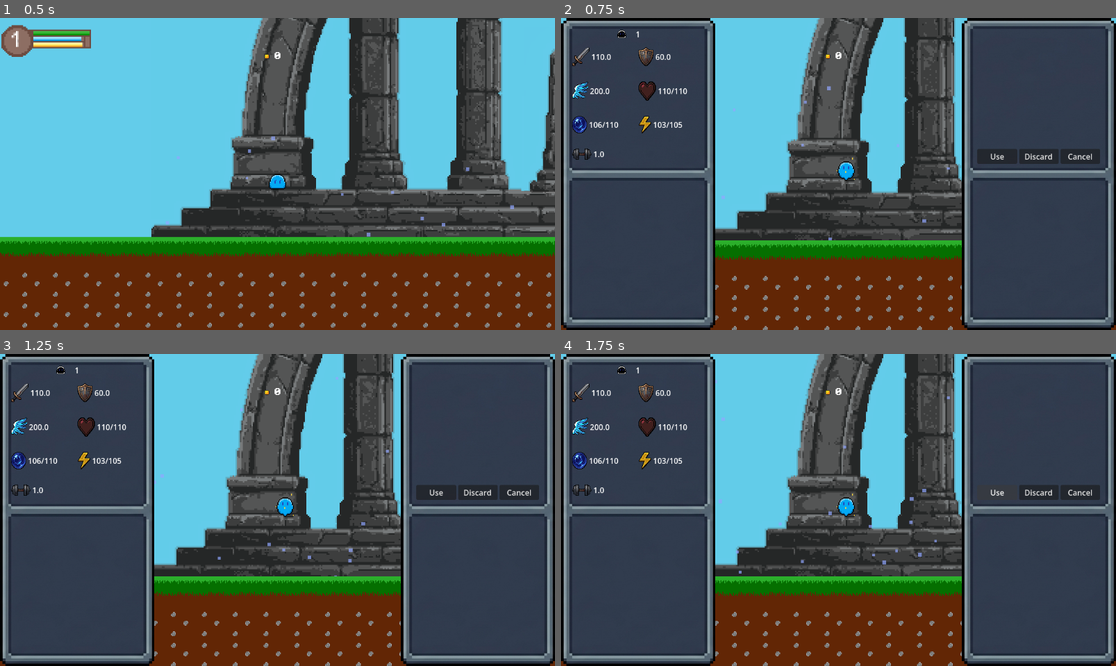
Above: before the commit, frames 1-4 (two rows, left to right).
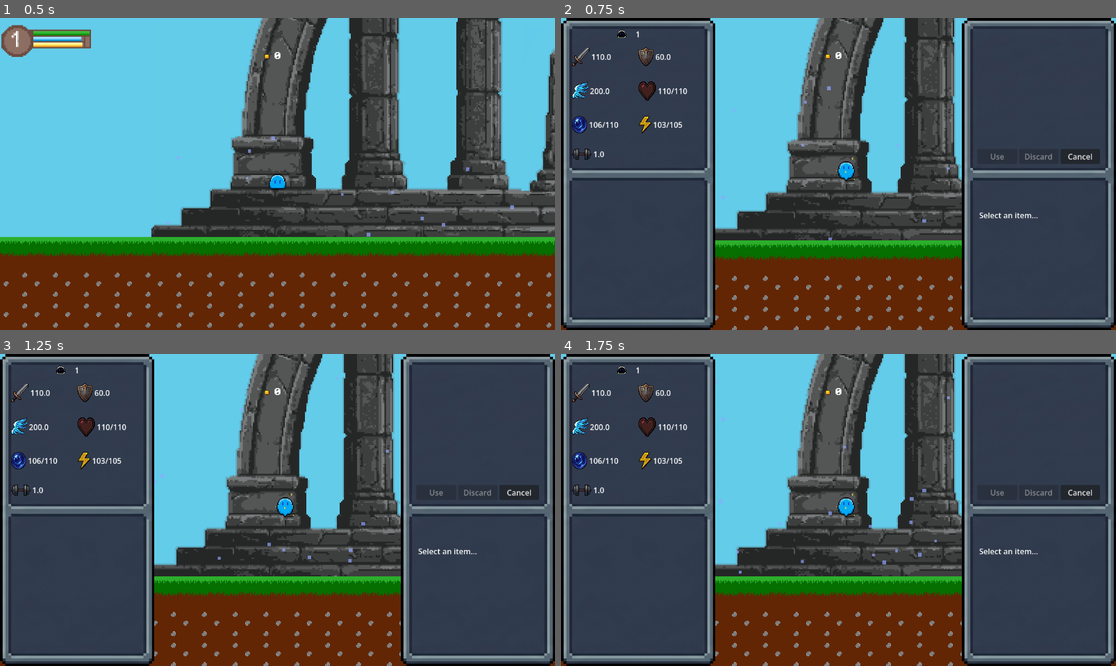
Above: after the commit, the same moments.

Repository: HEX-nova/Elegy-of-Ascension
Game: Godot game, scene res://Scenes/Tutorial.tscn
Two runs of this game, one before a commit and one after it. Both use one fixed random seed, a clock stepped at 60 frames per second and the inputs below.
Inputs (mouse positions are in pixels of both pictures, inside the frame that each line leads up to):
- Up to frame 1 (0.5 s): no input
- Up to frame 2 (0.75 s): tap Enter (ui_accept) at 0.5 s; move the mouse to (960, 158) at 0.52 s; hold Right (ui_right) from 0.53 s (still down); tap U (Stats) at 0.6 s
- Up to frame 3 (1.25 s): keep holding Right (ui_right); tap Enter (ui_accept) at 0.77 s
- Up to frame 4 (1.75 s): release Right (ui_right) at 1.25 s; click (999, 491) at 1.25 s, where only the run before the commit has a clickable "Use"

Frame 1 is identical in both runs. In frame 2, 0.2% of the frame differs, in the area x 75-89%, y 43-65%; in frame 3, 0.2%; in frame 4, 0.2%.
Error before the commit: Parse Error: Could not find type "string" in the current scope. (res://Scripts/itemdata.gd:12)

Commit message:
finished working on the inventory, the buttons are now operational, and added a new extension of the itemdata, now you can create a specific itemdata according to your preference, trid it on consumables, and it worked

Diff:
--- a/Resources/Apple.tres
+++ b/Resources/Apple.tres
@@ -1,11 +1,12 @@
-[gd_resource type="Resource" script_class="ItemData" format=3 uid="uid://bfv4b3y3cjg1h"]
+[gd_resource type="Resource" script_class="ConsumableItem" format=3 uid="uid://bfv4b3y3cjg1h"]
 
-[ext_resource type="Script" uid="uid://baxi8pgf5cqgi" path="res://Scripts/itemdata.gd" id="1_x0k3v"]
 [ext_resource type="Texture2D" uid="uid://ctke68v61sop7" path="res://Sprites/yellow apple.png" id="1_xnivm"]
+[ext_resource type="Script" uid="uid://vumep2cojxja" path="res://Scripts/ConsumableItem.gd" id="2_xnivm"]
 
 [resource]
-script = ExtResource("1_x0k3v")
+script = ExtResource("2_xnivm")
 name = "Apple"
 value = 1
 icon = ExtResource("1_xnivm")
+description = "A very delicious fruit, sometimes it changes colors depending on the sweetness. heals the user for 25 upon consumption."
 metadata/_custom_type_script = "uid://baxi8pgf5cqgi"
--- a/Scenes/inventory.tscn
+++ b/Scenes/inventory.tscn
@@ -40,7 +40,7 @@
 [node name="unit" type="VBoxContainer" parent="BG/scroll" unique_id=688451101]
 layout_mode = 2
 
-[node name="HBoxContainer" type="GridContainer" parent="BG" unique_id=985166564]
+[node name="Buttons" type="GridContainer" parent="BG" unique_id=985166564]
 layout_mode = 1
 anchors_preset = 4
 anchor_top = 0.5
@@ -52,17 +52,54 @@
 grow_vertical = 2
 columns = 3
 
-[node name="use" type="Button" parent="BG/HBoxContainer" unique_id=1127442731]
+[node name="use" type="Button" parent="BG/Buttons" unique_id=1127442731]
 layout_mode = 2
 size_flags_horizontal = 3
 text = "Use"
 
-[node name="discard" type="Button" parent="BG/HBoxContainer" unique_id=178833647]
+[node name="discard" type="Button" parent="BG/Buttons" unique_id=178833647]
 layout_mode = 2
 size_flags_horizontal = 3
 text = "Discard"
 
-[node name="cancel" type="Button" parent="BG/HBoxContainer" unique_id=600126005]
+[node name="cancel" type="Button" parent="BG/Buttons" unique_id=600126005]
 layout_mode = 2
 size_flags_horizontal = 3
 text = "Cancel"
+
+[node name="Lowerhalf" type="ScrollContainer" parent="BG" unique_id=800103622]
+layout_mode = 1
+anchors_preset = 4
+anchor_top = 0.5
+anchor_bottom = 0.5
+offset_left = 32.0
+offset_top = 21.0
+offset_right = 287.0
+offset_bottom = 286.0
+grow_vertical = 2
+horizontal_scroll_mode = 0
+
+[node name="VBoxContainer" type="VBoxContainer" parent="BG/Lowerhalf" unique_id=318879456]
+layout_mode = 2
+size_flags_horizontal = 3
+size_flags_vertical = 3
+
+[node name="HBoxContainer" type="HBoxContainer" parent="BG/Lowerhalf/VBoxContainer" unique_id=270666225]
+layout_mode = 2
+size_flags_vertical = 3
+
+[node name="Icon" type="TextureRect" parent="BG/Lowerhalf/VBoxContainer/HBoxContainer" unique_id=1660948330]
+layout_mode = 2
+size_flags_stretch_ratio = 0.75
+expand_mode = 3
+stretch_mode = 4
+
+[node name="Data" type="Label" parent="BG/Lowerhalf/VBoxContainer/HBoxContainer" unique_id=1075784025]
+layout_mode = 2
+
+[node name="Description" type="Label" parent="BG/Lowerhalf/VBoxContainer" unique_id=564882836]
+custom_minimum_size = Vector2(250, 100)
+layout_mode = 2
+size_flags_horizontal = 4
+size_flags_vertical = 3
+autowrap_mode = 2
--- a/Scenes/pause_menu.tscn
+++ b/Scenes/pause_menu.tscn
@@ -175,3 +175,9 @@
 
 [node name="Inventory" parent="." unique_id=80706350 instance=ExtResource("5_vmyb1")]
 process_mode = 0
+
+[connection signal="pressed" from="Inventory/BG/Buttons/use" to="." method="_on_use_pressed"]
+[connection signal="pressed" from="Inventory/BG/Buttons/discard" to="." method="_on_discard_pressed"]
+[connection signal="pressed" from="Inventory/BG/Buttons/cancel" to="." method="_on_cancel_pressed"]
+
+[editable path="Inventory"]
--- /dev/null
+++ b/Scripts/ConsumableItem.gd
@@ -0,0 +1,52 @@
+extends ItemData
+class_name ConsumableItem
+
+enum Stat {ATTACK, DEFENSE, HEALTH, ATHEER, STAMINA, SPEED}
+
+@export var affected_stat: Stat = Stat.HEALTH
+@export var boost_value: int = 20
+@export var boost_duration: float = 60.0
+
+func use():
+	# 1. Map the Enum to the actual variable names in your StatsComponent
+	var stat_map = {
+		Stat.ATTACK: "attack",
+		Stat.DEFENSE: "defense",
+		Stat.HEALTH: "current_health",
+		Stat.ATHEER: "current_atheer",
+		Stat.STAMINA: "current_stamina",
+		Stat.SPEED: "move_speed"
+	}
+
+	var stat_name = stat_map[affected_stat]
+
+	# 2. Check if it's a "Permanent" restore (Health/Atheer/Stamina)
+	if affected_stat in [Stat.HEALTH, Stat.ATHEER, Stat.STAMINA]:
+		var current_val = StatsComponent.get(stat_name)
+		# Find the max version (e.g., "max_health")
+		var max_name = stat_name.replace("current_", "max_")
+		var max_val = StatsComponent.get(max_name)
+
+		StatsComponent.set(stat_name, min(current_val + boost_value, max_val))
+		print("Restored ", boost_value, " to ", stat_name)
+
+	# 3. Check if it's a "Temporary" buff (Attack/Defense/Speed)
+	else:
+		_apply_temp_buff(stat_name)
+
+	return true # Item is consumed
+
+func _apply_temp_buff(stat_name: String):
+	# Increase the stat
+	var original_val = StatsComponent.get(stat_name)
+	StatsComponent.set(stat_name, original_val + boost_value)
+	print("Buffed ", stat_name, " by ", boost_value, " for ", boost_duration, "s")
+
+	# Wait for the duration, then take it back
+	# We use a SceneTreeTimer so it runs even if this resource is "erased"
+	var timer = Engine.get_main_loop().root.get_tree().create_timer(boost_duration)
+	await timer.timeout
+
+	var current_val = StatsComponent.get(stat_name)
+	StatsComponent.set(stat_name, current_val - boost_value)
+	print("Buff expired for ", stat_name)
--- a/Scripts/itemdata.gd
+++ b/Scripts/itemdata.gd
@@ -1,12 +1,15 @@
 class_name ItemData
 extends Resource
 
-enum Type {consumable, key, tradable, weapon, equipment}
+enum Type {CONSUMABLE, KEY, TRADABLE, WEAPON, EQUIPMENT}
 
 @export var name: String = ""
 @export var weight: float = 1.0
 @export var value: int = 10
 @export var quantity : int = 1
 @export var icon: Texture2D # For UI later
-@export var type : Type = Type.consumable
-@export var description : string = ""
+@export var type : Type = Type.CONSUMABLE
+@export var description : String = ""
+
+func use():
+	pass
--- a/Scripts/pause_menu.gd
+++ b/Scripts/pause_menu.gd
@@ -2,16 +2,24 @@
 
 @onready var stats_comp = StatsComponent
 @onready var list_container = $"Inventory/BG/scroll/unit"
+@onready var detail_icon = $"Inventory/BG/Lowerhalf/VBoxContainer/HBoxContainer/Icon"
+@onready var detail_data = $"Inventory/BG/Lowerhalf/VBoxContainer/HBoxContainer/Data"
+@onready var detail_desc = $"Inventory/BG/Lowerhalf/VBoxContainer/Description"
+@onready var button_use = $"Inventory/BG/Buttons/use"
+@onready var button_discard = $"Inventory/BG/Buttons/discard"
+@onready var button_cancel = $"Inventory/BG/Buttons/cancel"
+
+# Track the currently selected item
+var selected_item: ItemData = null
 
 func _ready() -> void:
 	visible = false
 	update_stat_labels()
+	_toggle_action_buttons(false)
 
 func _input(event: InputEvent) -> void:
 	if Input.is_action_just_pressed("Stats") or Input.is_action_just_pressed("Inventory"):
 		toggle_menu()
-		for item in Inventory.inventory:
-			print(item.name)
 
 func toggle_menu():
 	visible = !visible
@@ -33,26 +41,90 @@
 	grid.get_node("Stamina/Value").text = str(int(round(stats_comp.current_stamina))) + "/" + str(int(round(stats_comp.max_stamina)))
 	grid.get_node("Weight/Value").text  = str(stats_comp.weight)
 
+# --- NEW SELECTION LOGIC ---
+
+func _select_item(item: ItemData):
+	selected_item = item
+
+	# Update Detail View
+	detail_icon.texture = item.icon
+	detail_desc.text = item.description
+
+	var type_string = ItemData.Type.keys()[item.type]
+	detail_data.text = "Name: %s\nType: %s\nValue: %d\nQty: %d" % [
+		item.name, type_string, item.value, item.quantity
+	]
+
+	_toggle_action_buttons(true)
+
+	# Dynamic button text
+	if item.type == ItemData.Type.WEAPON:
+		button_use.text = "Equip"
+	else:
+		button_use.text = "Use"
+
+func _deselect():
+	selected_item = null
+	detail_icon.texture = null
+	detail_data.text = "Select an item..."
+	detail_desc.text = ""
+	_toggle_action_buttons(false)
+
+func _toggle_action_buttons(is_active: bool):
+	if button_use: button_use.disabled = !is_active
+	if button_discard: button_discard.disabled = !is_active
+
+# --- UPDATED REFRESH LOGIC ---
+
 func _refresh_ui():
-	# 1. THE NULL GUARD
 	if list_container == null:
-		# Try to find it again just in case it was a timing issue
 		list_container = $"Inventory/BG/scroll/unit"
-		if list_container == null:
-			return # If still null, stop here to prevent the crash
+		if list_container == null: return
 
-	# 2. Clear old icons
 	for child in list_container.get_children():
 		child.queue_free()
 
-	# 3. Redraw (only if you have items)
 	for item in Inventory.inventory:
-		var label = Label.new()
-		label.text = item.name + " (×" + str(item.quantity) + ")"
-		label.add_theme_color_override("font_color", Color.WHITE)
-		var icon = TextureRect.new()
-		icon.texture = item.icon
-		var slot = HBoxContainer.new()
-		slot.add_child(icon)
-		slot.add_child(label)
+		# Create a clean Icon button
+		var slot = Button.new()
+		slot.icon = item.icon
+		slot.expand_icon = true
+
+		# Set a square size so it looks like a grid unit
+		slot.custom_minimum_size = Vector2(64, 64)
+
+		# Optional: Tooltip so you see the name when hovering
+		slot.tooltip_text = item.name
+
+		# Connect the same selection logic
+		slot.pressed.connect(_select_item.bind(item))
+
 		list_container.add_child(slot)
+
+	_deselect()
+
+# --- BUTTON CONNECTIONS ---
+# (Remember to link these in the Godot 'Node' tab to your buttons!)
+
+func _on_use_pressed():
+	if selected_item:
+		# The item decides what to do!
+		var was_consumed = selected_item.use()
+
+		if was_consumed:
+			selected_item.quantity -= 1
+			if selected_item.quantity <= 0:
+				Inventory.inventory.erase(selected_item)
+				_deselect()
+
+		update_stat_labels()
+		_refresh_ui()
+
+func _on_discard_pressed():
+	if selected_item:
+		print("Discarding: ", selected_item.name)
+		# Future logic: Inventory.remove_item(selected_item)
+		_refresh_ui()
+
+func _on_cancel_pressed():
+	_deselect()
Not shown, added: Scripts/ConsumableItem.gd.uid
